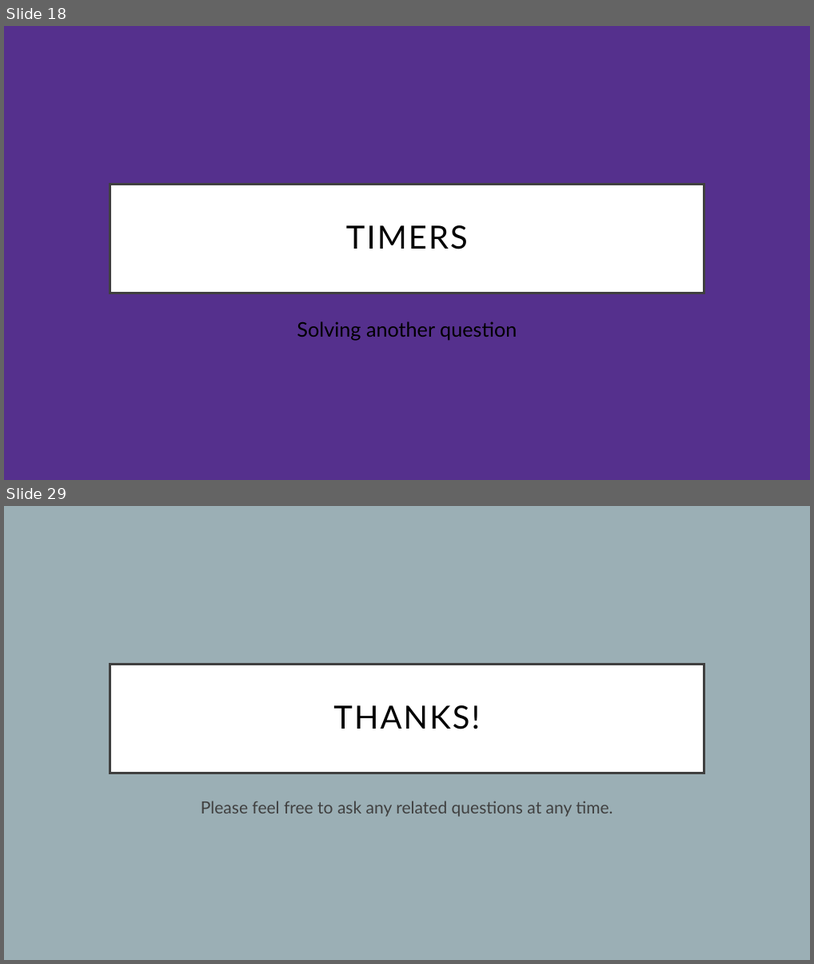
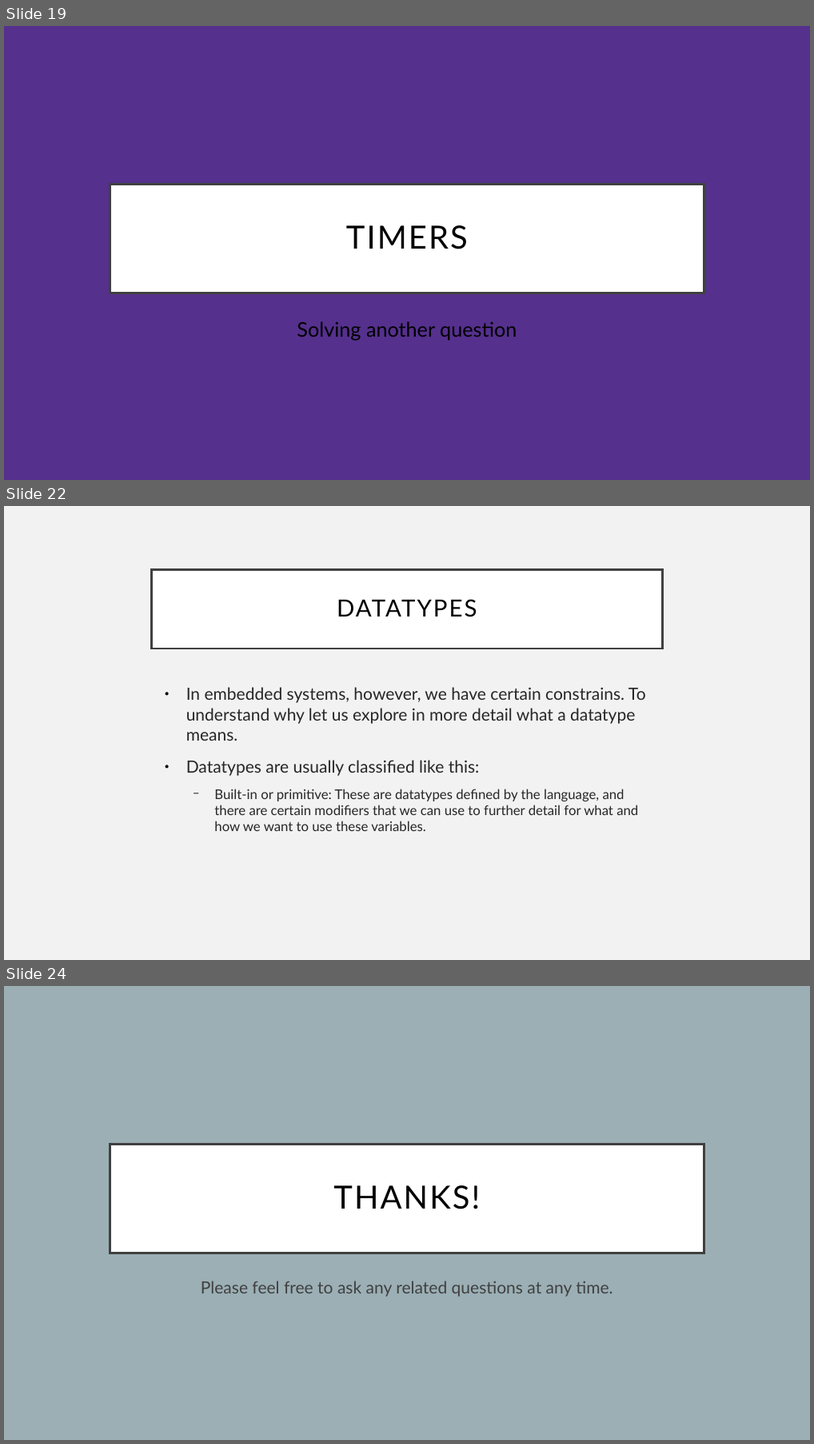
Before and after one commit to Equihua2211/I7266, a slide deck: 001_Slides/07_InterruptionsAndTimers.odp. Shown one above the other, each under a label of ours: slides 18 and 29 before the commit, slides 19, 22 and 24 after it; the slides between them are not shown. The pictures are 814x964 and 814x1444 pixels, drawn with LibreOffice and Linux fonts; fonts in the diff are those of the drawing. Boxes give left, top, right and bottom in pixels: in the first picture for what was removed or moved away, otherwise in the second. Text is boxed around its words. In the diff, an @@ line names an element or a change of style, - is before the commit and + after.

```diff
--- a/001_Slides/07_InterruptionsAndTimers.odp
+++ b/001_Slides/07_InterruptionsAndTimers.odp
@@ slide 22 added at [4,506,810,960], background #F2F2F2 @@
@@ title added at [152,570,662,648], fill #FFFFFF, outline #404040 2.49 pt, 28 pt, text #000000 @@
+DATATYPES
@@ text added at [186,687,646,831], 16 pt, text #262626 @@
+● In embedded systems, however, we have certain constrains. To understand why let us explore in more detail what a datatype means.
+● Datatypes are usually classified like this:
+  − Built-in or primitive: These are datatypes defined by the language, and there are certain modifiers that we can use to further detail for what and how we want to use these variables.
@@ what was slide 18 is now slide 19 @@
@@ what was slide 29 is now slide 24 @@
```
Also in this commit, not shown: 6 other slides added, 1 slide removed, 33 other files.
